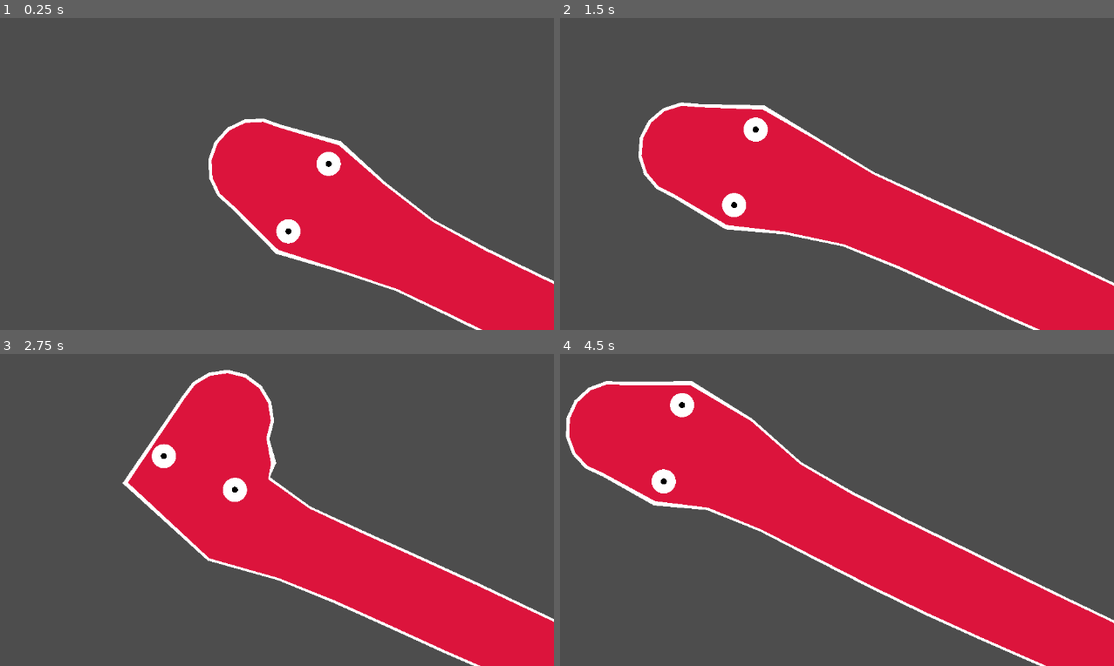
Above: before the commit, frames 1-4 (two rows, left to right).
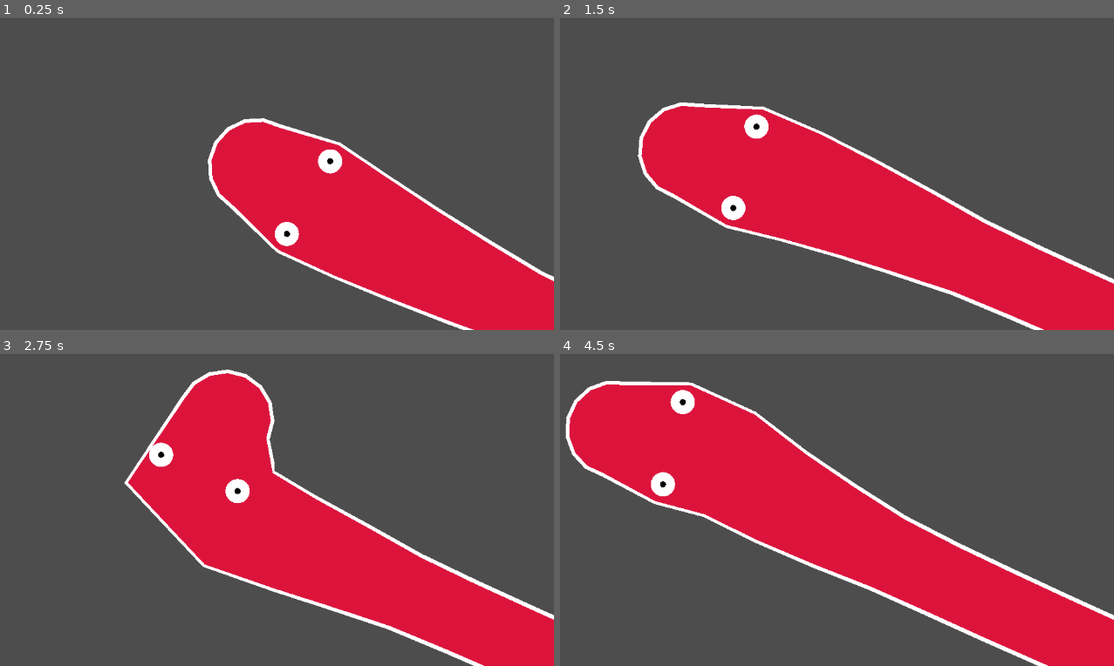
Above: after the commit, the same moments.

Repository: lucasbiancogs/procedural_animation
Game: Godot game, scene res://procedural_animation.tscn
The game is run twice, just before and just after one commit, with the same random seed, the same clock (stepped at 60 frames per second) and the same inputs.
Inputs (mouse positions are in pixels of both pictures, inside the frame that each line leads up to):
- Up to frame 1 (0.25 s): no input
- Up to frame 2 (1.5 s): tap Enter at 0.5 s; move the mouse to (920, 114) at 0.52 s; click (920, 114) at 0.67 s; tap Space at 0.77, 1.25 s; move the mouse to (626, 155) at 1.27 s; click (626, 155) at 1.42 s
- Up to frame 3 (2.75 s): tap Space at 1.52 s; tap Enter at 2 s; move the mouse to (277, 385) at 2.02 s; click (277, 385) at 2.17 s
- Up to frame 4 (4.5 s): tap Space at 2.75, 3.02, 3.77, 4.25 s; move the mouse to (731, 547) at 2.77 s; click (731, 547) at 2.92 s; tap Enter at 3.5 s; move the mouse to (975, 528) at 3.52 s; click (975, 528) at 3.67 s; move the mouse to (outside the picture) at 4.27 s; click (outside the picture) at 4.42 s

The runs differ from the first frame. In frame 1, 3.2% of the frame differs, in the area x 37-100%, y 32-100%; in frame 2, 3.8%; in frame 3, 3.8%; in frame 4, 4.2%, in the area x 0-100%, y 8-100%.

Commit message:
Adds lizard

Diff:
--- a/animal.gd
+++ b/animal.gd
@@ -5,9 +5,10 @@
 
 var joints_radius: Array
 var joint_distance: int
+var eye_index: int
 var color: Color
 var food_position
-var stroke_size = 15
+var stroke_size = 10
 var should_draw_joints = false
 var should_draw_body = true
 
@@ -47,19 +48,19 @@
 	var left_eye = eyes[0]
 	var right_eye = eyes[1]
 
-	left_eye.position = joints[2].get_left_eye(left_eye.eye_size + stroke_size)
-	right_eye.position = joints[2].get_right_eye(right_eye.eye_size + stroke_size)
+	left_eye.position = joints[eye_index].get_left_eye(left_eye.eye_size + stroke_size)
+	right_eye.position = joints[eye_index].get_right_eye(right_eye.eye_size + stroke_size)
 
 func _draw_pupil():
 	var left_pupil = eyes[2]
 	var right_pupil = eyes[3]
 
-	var left_pupil_center = joints[2].get_left_eye(_get_eye_size() + stroke_size)
+	var left_pupil_center = joints[eye_index].get_left_eye(_get_eye_size() + stroke_size)
 	var left_pupil_direction_to_food = to_global(left_pupil_center).direction_to(to_global(food_position)) if food_position != null else Vector2.ZERO
 
 	left_pupil.position = left_pupil_center + (left_pupil_direction_to_food * _get_eye_size() / 2)
 
-	var right_pupil_center = joints[2].get_right_eye(_get_eye_size() + stroke_size)
+	var right_pupil_center = joints[eye_index].get_right_eye(_get_eye_size() + stroke_size)
 	var right_pupil_direction_to_food = to_global(right_pupil_center).direction_to(to_global(food_position)) if food_position != null else Vector2.ZERO
 
 	right_pupil.position = right_pupil_center + (right_pupil_direction_to_food * _get_eye_size() / 2)
@@ -75,7 +76,7 @@
 	return points
 
 func _get_eye_size() -> float:
-	return joints_radius[2] / 5
+	return joints_radius[eye_index] / 5
 
 func _setup_visibility():
 	line.visible = should_draw_body
@@ -125,7 +126,7 @@
 	line.begin_cap_mode = Line2D.LINE_CAP_ROUND
 	line.end_cap_mode = Line2D.LINE_CAP_ROUND
 	line.width = joints_radius.max() * 2
-	line.width_curve = _get_width_curve()
+	line.width_curve = _get_width_curve(0)
 
 	add_child(line)
 
@@ -135,15 +136,15 @@
 	stroke.begin_cap_mode = Line2D.LINE_CAP_ROUND
 	stroke.end_cap_mode = Line2D.LINE_CAP_ROUND
 	stroke.width = (joints_radius.max() * 2) + stroke_size
-	stroke.width_curve = _get_width_curve()
+	stroke.width_curve = _get_width_curve(stroke_size)
 
 	add_child(stroke)
 
-func _get_width_curve():
+func _get_width_curve(offset: float):
 	var width_curve = Curve.new()
 
 	for i in joints_radius.size():
-		var width_ratio = float(joints_radius[i]) / float(joints_radius.max())
+		var width_ratio = float(joints_radius[i] + offset) / float(joints_radius.max() + offset)
 		var position = float(i) / joints_radius.size()
 		width_curve.add_point(Vector2(position, width_ratio))
 
--- a/procedural_animation.gd
+++ b/procedural_animation.gd
@@ -5,15 +5,24 @@
 var animals = [
 	{
 		'name': 'snake',
-		'joints_radius': [0, 75, 100, 100, 75, 60, 60, 60, 60, 58, 56, 54, 52, 50, 48, 46, 44, 42, 40, 40, 40, 40, 40, 40, 38, 38],
+		'joints_radius': [0, 75, 100, 100, 90, 80, 70, 60, 59, 58, 57, 56, 55, 54, 53, 52, 51, 50, 49, 48, 47, 46, 44, 42, 40, 40, 40, 40, 40, 40, 38, 38],
 		'joint_distance': 100,
+		'eye_index': 2,
 		'color': Color.CRIMSON,
 	},
 	{
 		'name': 'fish',
-		'joints_radius': [0, 30, 50, 60, 80, 80, 80, 70, 55, 35, 15],
+		'joints_radius': [0, 73, 89, 92, 90, 88, 82, 69, 65, 56, 43, 39, 37, 24, 20],
+		'joint_distance': 75,
+		'eye_index': 2,
+		'color': Color.CORNFLOWER_BLUE,
+	},
+	{
+		'name': 'lizard',
+		'joints_radius': [0, 62, 68, 50, 70, 78, 81, 84, 74, 60, 38, 33, 20, 16, 14, 12, 12],
 		'joint_distance': 80,
-		'color': Color.CORNFLOWER_BLUE,
+		'eye_index': 1,
+		'color': Color.LIGHT_SEA_GREEN,
 	},
 ]
 
@@ -35,6 +44,7 @@
 	_current_animal.joints_radius = animals[_current_animal_index]['joints_radius'].duplicate()
 	_current_animal.joint_distance = animals[_current_animal_index]['joint_distance']
 	_current_animal.color = animals[_current_animal_index]['color']
+	_current_animal.eye_index = animals[_current_animal_index]['eye_index']
 	add_child(_current_animal)
 
 func _setup_egg_timer():
